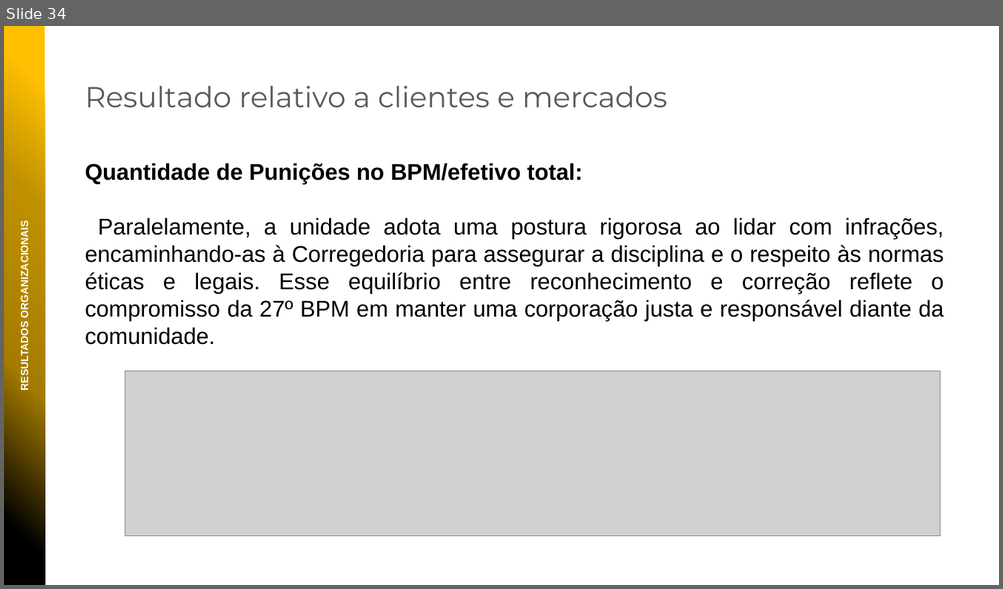
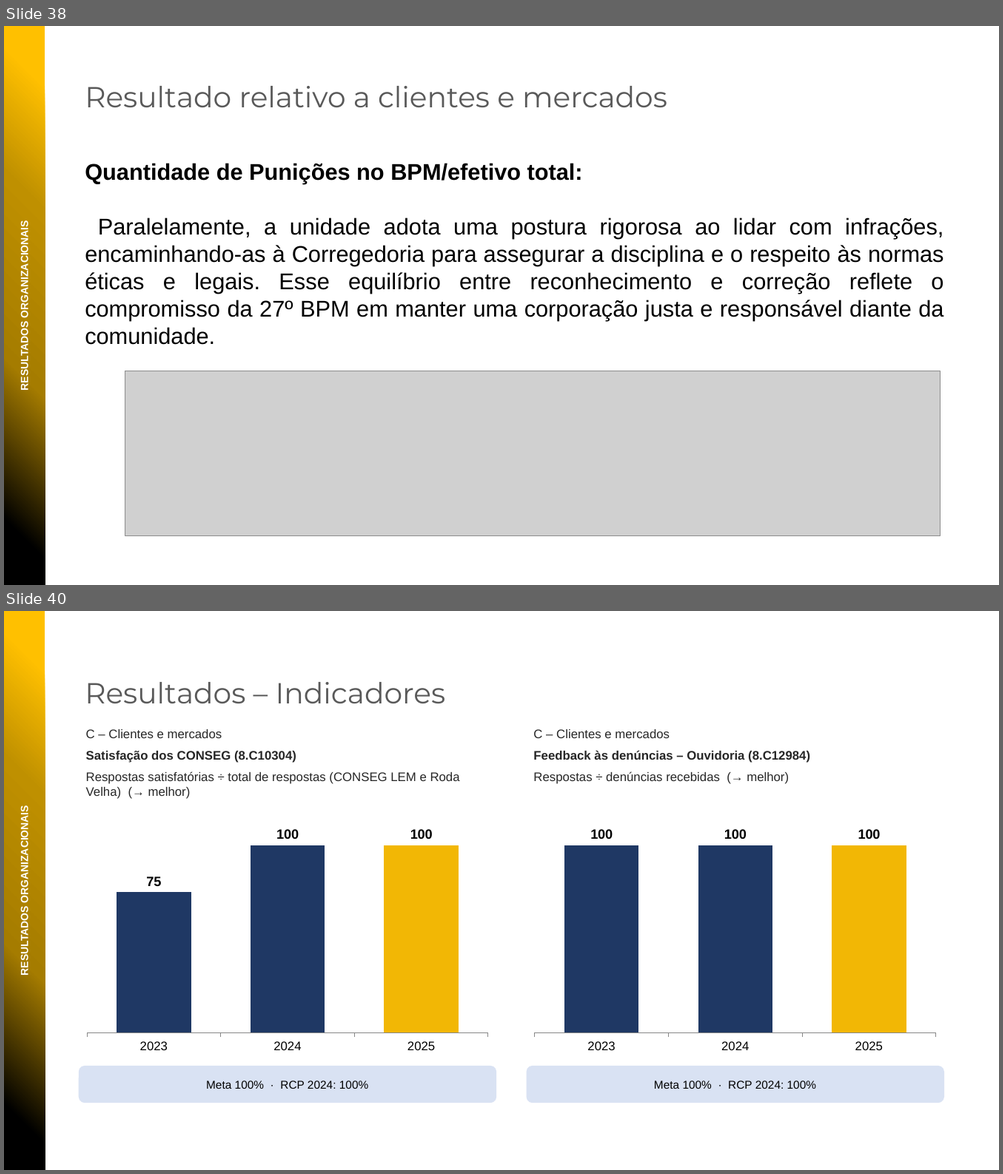
Before and after one commit to niltonbmg/CPOI, a slide deck: apresentacoes/PPMGQ_2026_27BPM.pptx. Shown one above the other, each under a label of ours: slide 34 before the commit, slides 38 and 40 after it; the slides between them are not shown. The pictures are 1003x589 and 1003x1174 pixels, drawn with LibreOffice and Linux fonts; fonts in the diff are those of the drawing; grey boxes stand for pictures; background and template pictures are left out. Boxes give left, top, right and bottom in pixels: in the first picture for what was removed or moved away, otherwise in the second. Text is boxed around its words. In the diff, an @@ line names an element or a change of style, - is before the commit and + after.

```diff
--- a/apresentacoes/PPMGQ_2026_27BPM.pptx
+++ b/apresentacoes/PPMGQ_2026_27BPM.pptx
@@ slide 40 added at box(4, 611, 999, 1170), background picture (left out) @@
@@ rectangle added at box(4, 611, 45, 1170), fill gradient #000000 to #A57C00 to #BF9000 to #FFC000 @@
@@ text added at box(85, 682, 446, 703), 28 pt, text #595959 @@
+Resultados – Indicadores
@@ text added at box(86, 729, 460, 799), 12 pt, text #262626 @@
+C – Clientes e mercados
+Satisfação dos CONSEG (8.C10304)
+Respostas satisfatórias ÷ total de respostas (CONSEG LEM e Roda Velha) (→ melhor)
@@ text added at box(533, 729, 810, 784), 12 pt, text #262626 @@
+C – Clientes e mercados
+Feedback às denúncias – Ouvidoria (8.C12984)
+Respostas ÷ denúncias recebidas (→ melhor)
@@ text added at box(19, 815, 31, 974), 10 pt, text #FFFFFF, bold @@
+RESULTADOS ORGANIZACIONAIS
@@ column chart added at box(79, 812, 496, 1059) @@
+categories: 2023, 2024, 2025
+Series 1: 75, 100, 100
@@ column chart added at box(526, 812, 944, 1059) @@
+categories: 2023, 2024, 2025
+Series 1: 100, 100, 100
@@ rounded rectangle added at box(79, 1066, 496, 1103), fill #D9E2F3, 11 pt, text #000000 @@
+Meta 100% · RCP 2024: 100%
@@ rounded rectangle added at box(526, 1066, 944, 1103), fill #D9E2F3, 11 pt, text #000000 @@
+Meta 100% · RCP 2024: 100%
@@ what was slide 34 is now slide 38 @@
```
Also in this commit, not shown: 1 slide changed, 8 other slides added.
